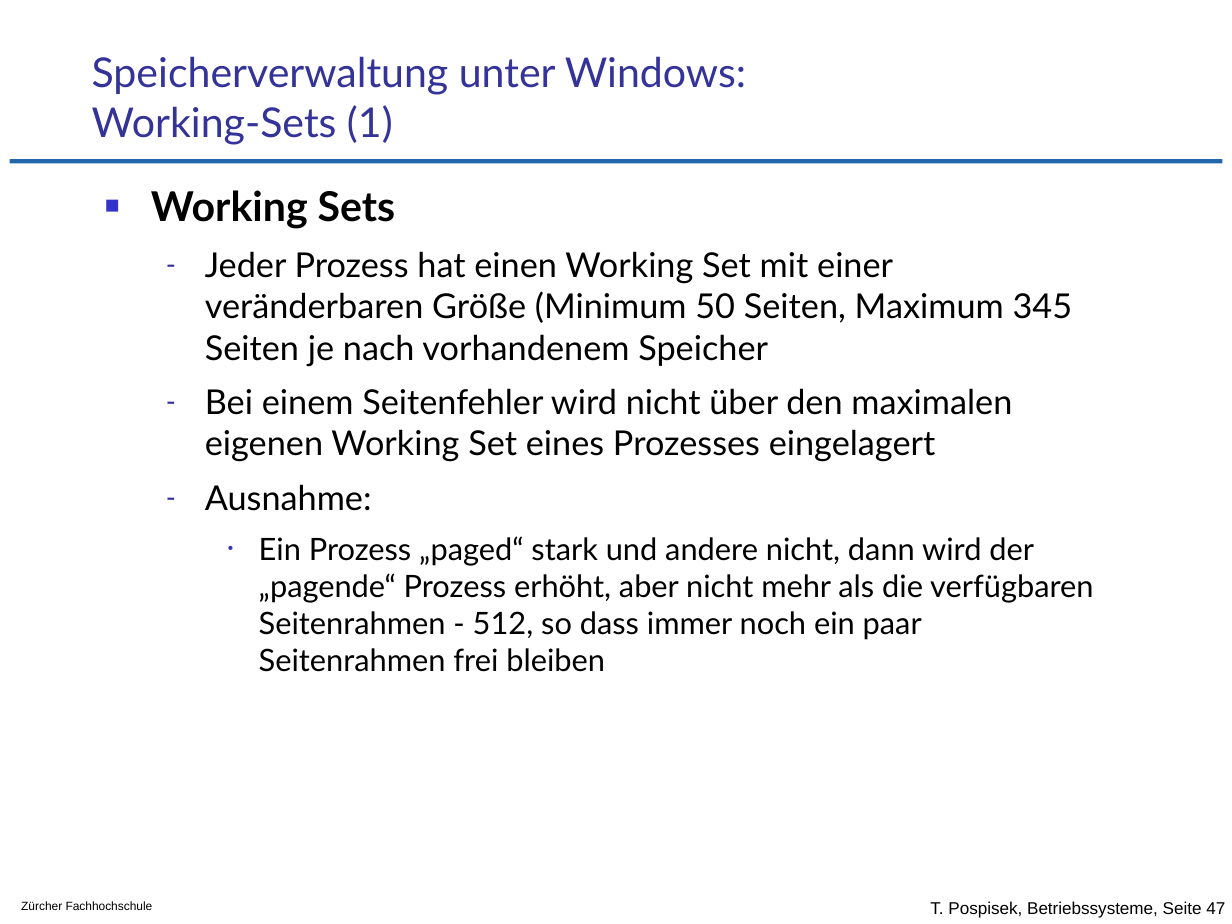
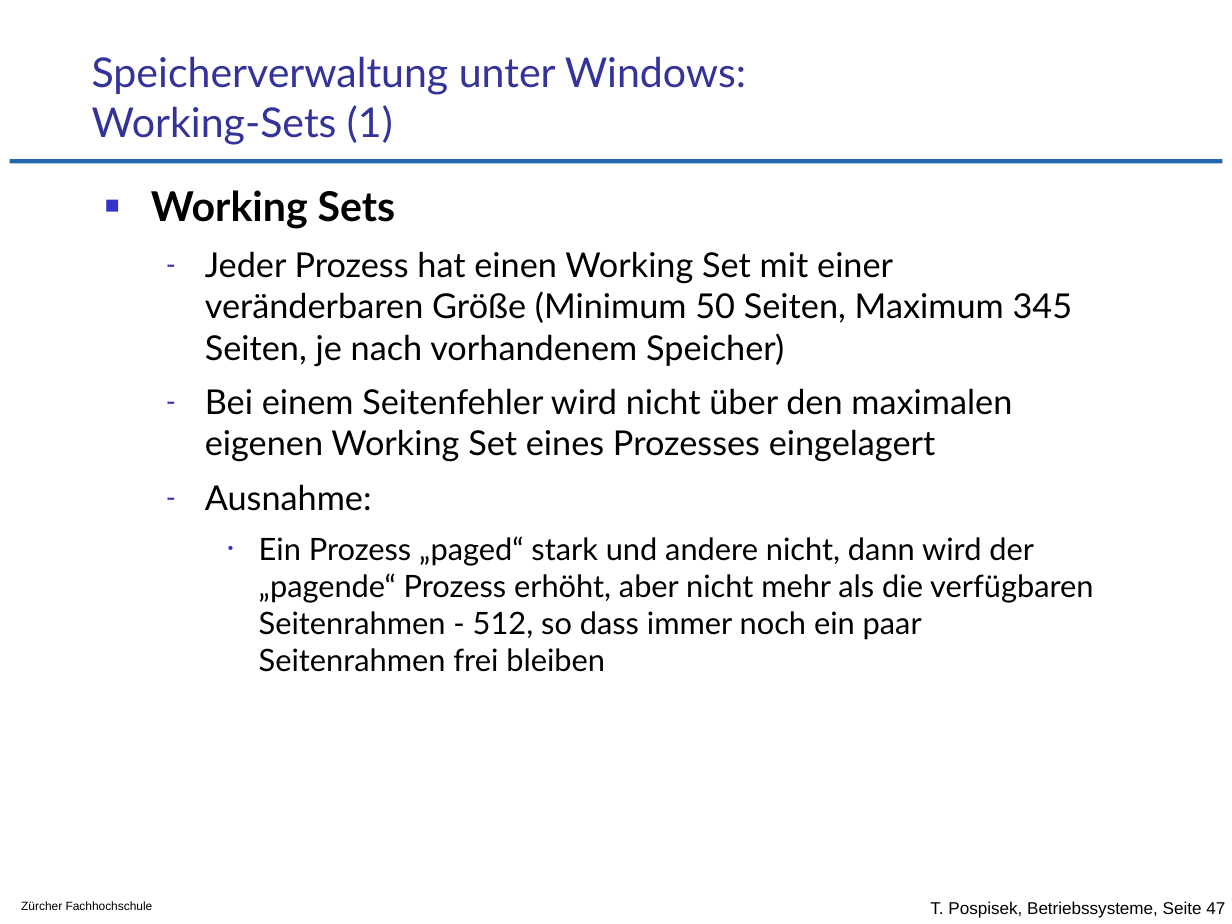
Before and after one commit to tpo/betriebssysteme, a slide deck: slide 47 of 11_Speicherverwaltung_Strategien.odp. Drawn at 1232x924 pixels with LibreOffice and Linux fonts; fonts in the diff are those of the drawing; background and template pictures are left out. Boxes give left, top, right and bottom in pixels: in the first picture for what was removed or moved away, otherwise in the second. Text is boxed around its words. In the diff, an @@ line names an element or a change of style, - is before the commit and + after.

```diff
--- a/11_Speicherverwaltung_Strategien.odp
+++ b/11_Speicherverwaltung_Strategien.odp
@@ text at (205, 251, 1073, 366): text changed @@
-  – Jeder Prozess hat einen Working Set mit einer veränderbaren Größe (Minimum 50 Seiten, Maximum 345 Seiten je nach vorhandenem Speicher
+  – Jeder Prozess hat einen Working Set mit einer veränderbaren Größe (Minimum 50 Seiten, Maximum 345 Seiten, je nach vorhandenem Speicher)
```
Also in this commit, not shown: 4 other slides changed.
